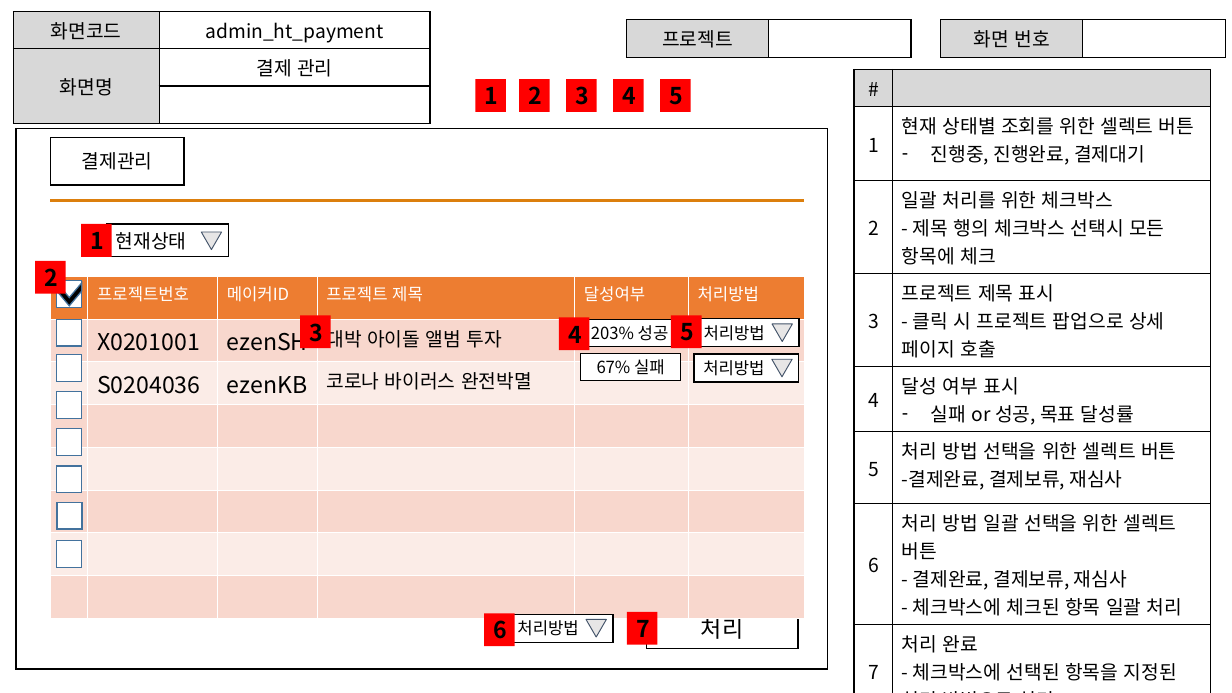
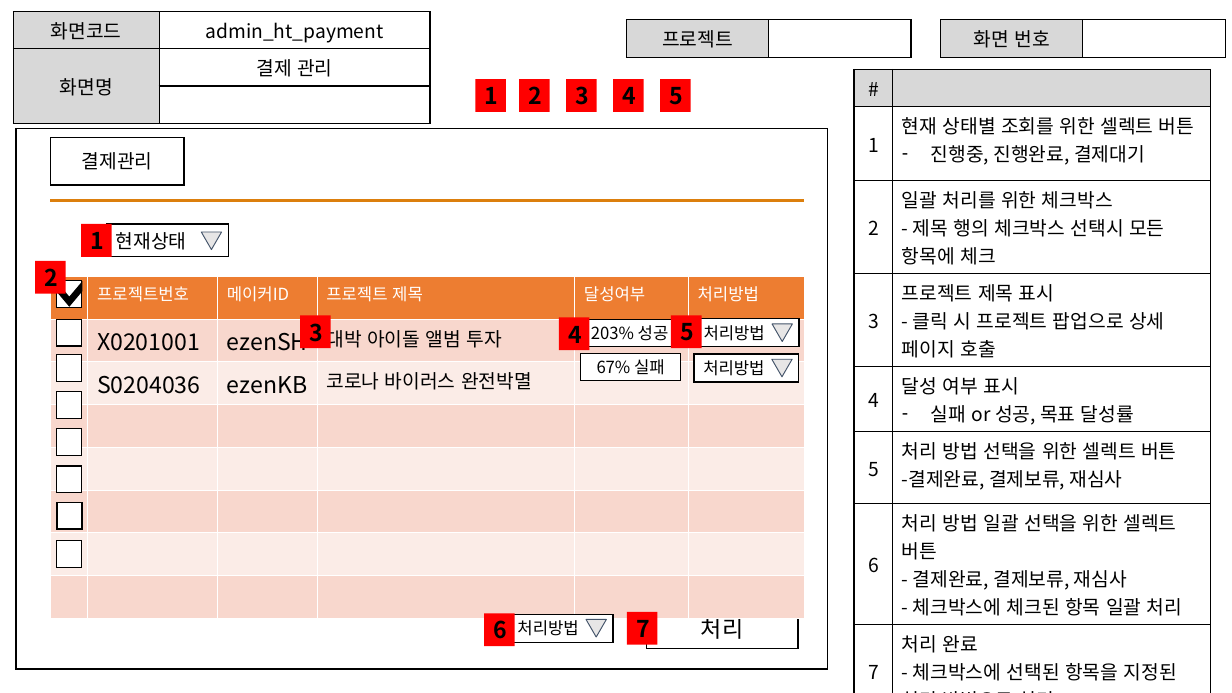
Before and after one commit to ezenteam2/EzenCrowdFunding, a slide deck: slide 16 of project03 화면설계서/project03 - 화면 설계서 - 현태.pptx (slide 19 before the commit). Drawn at 1232x693 pixels with LibreOffice and Linux fonts; fonts in the diff are those of the drawing. Boxes give left, top, right and bottom in pixels: in the first picture for what was removed or moved away, otherwise in the second. Text is boxed around its words. In the diff, an @@ line names an element or a change of style, - is before the commit and + after.

```diff
--- a/project03 화면설계서/project03 - 화면 설계서 - 현태.pptx
+++ b/project03 화면설계서/project03 - 화면 설계서 - 현태.pptx
@@ outline #43739E 1 pt to #000000 1 pt in 9 elements at (x1=57, y1=281, x2=82, y2=308), (x1=57, y1=320, x2=82, y2=347), (x1=57, y1=355, x2=82, y2=382), (x1=57, y1=392, x2=82, y2=419), (x1=57, y1=429, x2=82, y2=456), (x1=57, y1=466, x2=82, y2=493), (x1=57, y1=503, x2=82, y2=530), (x1=57, y1=541, x2=82, y2=567), (x1=57, y1=283, x2=82, y2=306) @@
```
Also in this commit, not shown: 11 other slides changed, 1 slide added, 4 slides removed, 1 other file.
